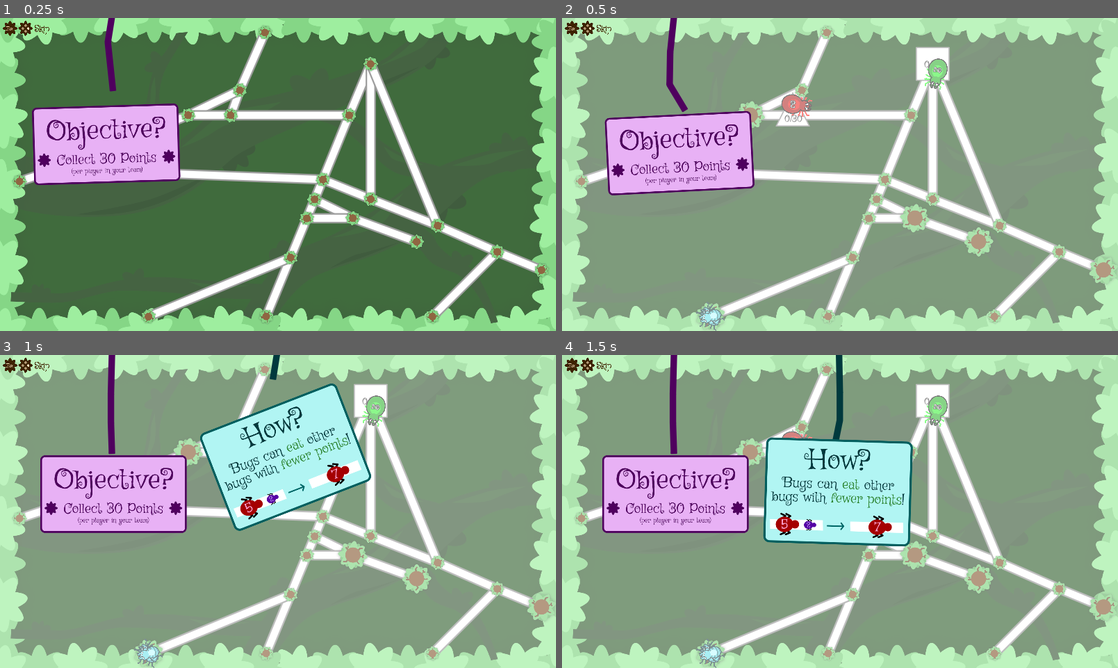
Above: before the commit, frames 1-4 (two rows, left to right).
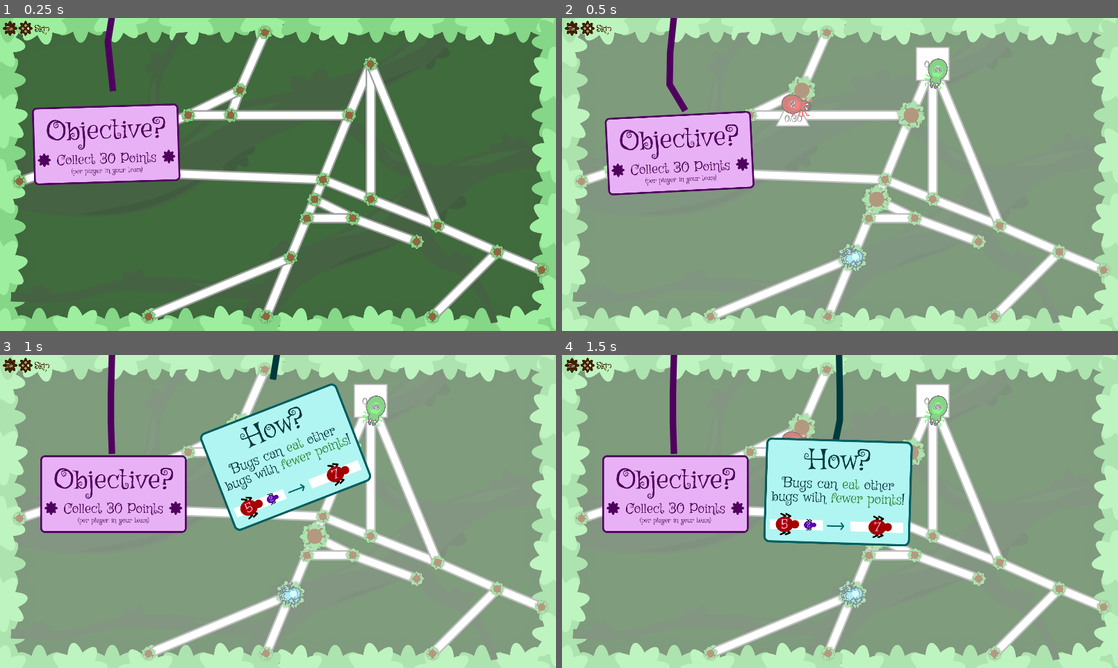
Above: after the commit, the same moments.

Repository: Pandaqi/Windowsilk
Game: Godot game, scene res://Main.tscn
The game is run twice, just before and just after one commit, with the same random seed, the same clock (stepped at 60 frames per second) and the same inputs. Sound files missing from this copy of the repository are replaced by a short silence.
Inputs:
- Up to frame 1 (0.25 s): no input
- Up to frame 2 (0.5 s): no input
- Up to frame 3 (1 s): tap Enter (add_keyboard_player) at 0.5, 0.6 s; hold Right from 0.53 s (still down)
- Up to frame 4 (1.5 s): release Right at 1.28 s; hold Down from 1.28 s (still down); tap T at 1.35 s

Frame 1 is identical in both runs. In frame 2, 2.3% of the frame differs, in the area x 7-100%, y 18-100%; in frame 3, 1.9%; in frame 4, 2.0%.

Commit message:
Finished soundtrack, fixed last bugs, upgraded to latest Godot version
The game is "done". But I'll need to do a playtest with other people to:
* Check multiplayer (teams, many people on screen, etc.)
* Probably find tons of bugs I've never seen before, other people have a way of breaking your game ...
* Get good in-action screenshots and footage for the game page

Diff:
--- a/Main.tscn
+++ b/Main.tscn
@@ -7,7 +7,7 @@
 [ext_resource path="res://scenes/entities.tscn" type="PackedScene" id=5]
 [ext_resource path="res://scripts/arena.gd" type="Script" id=6]
 [ext_resource path="res://scenes/ui/gui_sign.tscn" type="PackedScene" id=7]
-[ext_resource path="res://scripts/particles.gd" type="Script" id=8]
+[ext_resource path="res://scenes/particles.tscn" type="PackedScene" id=8]
 [ext_resource path="res://scripts/gui.gd" type="Script" id=9]
 [ext_resource path="res://assets/fonts/griffy.ttf" type="DynamicFontData" id=10]
 [ext_resource path="res://assets/ui/pause_reminder.png" type="Texture" id=11]
@@ -82,8 +82,7 @@
 [node name="Players" type="Node2D" parent="."]
 script = ExtResource( 16 )
 
-[node name="Particles" type="Node2D" parent="."]
-script = ExtResource( 8 )
+[node name="Particles" parent="." instance=ExtResource( 8 )]
 
 [node name="Tween" type="Tween" parent="."]
 
--- a/Menu.tscn
+++ b/Menu.tscn
@@ -14,6 +14,7 @@
 [ext_resource path="res://scripts/menu/config_loader.gd" type="Script" id=12]
 [ext_resource path="res://scripts/arena.gd" type="Script" id=13]
 [ext_resource path="res://assets/ui/menu_bg.png" type="Texture" id=14]
+[ext_resource path="res://scenes/particles.tscn" type="PackedScene" id=15]
 
 [node name="Main" type="Node2D"]
 script = ExtResource( 2 )
@@ -41,6 +42,8 @@
 [node name="Spawner" parent="." instance=ExtResource( 5 )]
 
 [node name="Feedback" parent="." instance=ExtResource( 6 )]
+
+[node name="Particles" parent="." instance=ExtResource( 15 )]
 
 [node name="Entities" parent="." instance=ExtResource( 7 )]
 is_menu = true
--- a/scenes/entity.tscn
+++ b/scenes/entity.tscn
@@ -257,9 +257,7 @@
 outline_color = Color( 0, 0, 0, 1 )
 font_data = ExtResource( 14 )
 
-[node name="Entity" type="KinematicBody2D" groups=[
-"Entities",
-]]
+[node name="Entity" type="KinematicBody2D" groups=["Entities"]]
 collision_layer = 2
 collision_mask = 4
 script = ExtResource( 4 )
@@ -521,37 +519,37 @@
 
 [connection signal="body_entered" from="GeneralArea" to="GeneralArea" method="_on_GeneralArea_body_entered"]
 [connection signal="body_exited" from="GeneralArea" to="GeneralArea" method="_on_GeneralArea_body_exited"]
+[connection signal="on_nearby_players_changed" from="GeneralArea" to="Specialties" method="_on_GeneralArea_on_nearby_players_changed"]
 [connection signal="on_nearby_players_changed" from="GeneralArea" to="Points" method="_on_GeneralArea_on_nearby_players_changed"]
-[connection signal="on_nearby_players_changed" from="GeneralArea" to="Specialties" method="_on_GeneralArea_on_nearby_players_changed"]
 [connection signal="body_entered" from="GeneralArea/PlayerArea" to="GeneralArea" method="_on_PlayerArea_body_entered"]
 [connection signal="body_exited" from="GeneralArea/PlayerArea" to="GeneralArea" method="_on_PlayerArea_body_exited"]
+[connection signal="on_death" from="Status" to="Mover" method="_on_Status_on_death"]
 [connection signal="on_death" from="Status" to="Input" method="_on_Status_on_death"]
+[connection signal="on_death" from="Status" to="Jumper" method="_on_Status_on_death"]
 [connection signal="on_death" from="Status" to="Movement" method="_on_Status_on_death"]
 [connection signal="on_death" from="Status" to="Collector" method="_on_Status_on_death"]
-[connection signal="on_death" from="Status" to="Jumper" method="_on_Status_on_death"]
 [connection signal="on_death" from="Status" to="Trail" method="_on_Status_on_death"]
 [connection signal="on_death" from="Status" to="SilkReader" method="_on_Status_on_death"]
 [connection signal="on_death" from="Status" to="Specialties" method="_on_Status_on_death"]
-[connection signal="on_death" from="Status" to="Mover" method="_on_Status_on_death"]
+[connection signal="on_revive" from="Respawner" to="Status" method="_on_Respawner_on_revive"]
+[connection signal="on_revive" from="Respawner" to="Mover" method="_on_Respawner_on_revive"]
 [connection signal="on_revive" from="Respawner" to="Input" method="_on_Respawner_on_revive"]
 [connection signal="on_revive" from="Respawner" to="Movement" method="_on_Respawner_on_revive"]
+[connection signal="on_revive" from="Respawner" to="Tracker" method="_on_Respawner_on_revive"]
 [connection signal="on_revive" from="Respawner" to="Collector" method="_on_Respawner_on_revive"]
+[connection signal="on_revive" from="Respawner" to="SilkReader" method="_on_Respawner_on_revive"]
 [connection signal="on_revive" from="Respawner" to="Visuals" method="_on_Respawner_on_revive"]
-[connection signal="on_revive" from="Respawner" to="Tracker" method="_on_Respawner_on_revive"]
-[connection signal="on_revive" from="Respawner" to="SilkReader" method="_on_Respawner_on_revive"]
-[connection signal="on_revive" from="Respawner" to="Status" method="_on_Respawner_on_revive"]
-[connection signal="on_revive" from="Respawner" to="Mover" method="_on_Respawner_on_revive"]
 [connection signal="timeout" from="Respawner/Timer" to="Respawner" method="_on_Timer_timeout"]
 [connection signal="animation_finished" from="Respawner/AnimationPlayer" to="Respawner" method="_on_AnimationPlayer_animation_finished"]
+[connection signal="on_move_completed" from="Mover" to="Movement/Stamina" method="_on_Mover_on_move_completed"]
 [connection signal="on_move_completed" from="Mover" to="Visuals" method="_on_Mover_on_move_completed"]
-[connection signal="on_move_completed" from="Mover" to="Movement/Stamina" method="_on_Mover_on_move_completed"]
 [connection signal="on_move_completed" from="Mover" to="Visuals/Worm" method="_on_Mover_on_move_completed"]
 [connection signal="on_move_completed" from="Mover" to="Specialties" method="_on_Mover_on_move_completed"]
 [connection signal="on_move_stopped" from="Mover" to="Visuals" method="_on_Mover_on_move_stopped"]
 [connection signal="button_press" from="Input" to="Jumper" method="_on_Input_button_press"]
 [connection signal="button_release" from="Input" to="Jumper" method="_on_Input_button_release"]
+[connection signal="move_vec" from="Input" to="Mover" method="_on_Movement_move_vec"]
 [connection signal="move_vec" from="Input" to="Jumper" method="_on_Input_move_vec"]
-[connection signal="move_vec" from="Input" to="Mover" method="_on_Movement_move_vec"]
 [connection signal="on_jump_finished" from="Jumper" to="Movement/Jumper" method="_on_Jumper_on_jump_finished"]
 [connection signal="move_vec" from="Movement" to="Mover" method="_on_Movement_move_vec"]
 [connection signal="timeout" from="Movement/Shuffler/Timer" to="Movement/Shuffler" method="_on_Timer_timeout"]
--- /dev/null
+++ b/scenes/particles.tscn
@@ -0,0 +1,6 @@
+[gd_scene load_steps=2 format=2]
+
+[ext_resource path="res://scripts/particles.gd" type="Script" id=1]
+
+[node name="Particles" type="Node2D"]
+script = ExtResource( 1 )
--- a/scenes/web/edge.tscn
+++ b/scenes/web/edge.tscn
@@ -9,9 +9,7 @@
 [ext_resource path="res://scenes/silk_type_icon.tscn" type="PackedScene" id=7]
 [ext_resource path="res://scripts/edge_modules/module_status.gd" type="Script" id=8]
 
-[node name="Edge" type="StaticBody2D" groups=[
-"Edges",
-]]
+[node name="Edge" type="StaticBody2D" groups=["Edges"]]
 script = ExtResource( 1 )
 
 [node name="CollisionShape2D" type="CollisionShape2D" parent="."]
--- a/scenes/web/point.tscn
+++ b/scenes/web/point.tscn
@@ -17,9 +17,7 @@
 
 [sub_resource type="CircleShape2D" id=1]
 
-[node name="Point" type="KinematicBody2D" groups=[
-"Points",
-]]
+[node name="Point" type="KinematicBody2D" groups=["Points"]]
 collision_layer = 8
 collision_mask = 8
 script = ExtResource( 1 )
--- a/scripts/arenas/forestkill.gd
+++ b/scripts/arenas/forestkill.gd
@@ -1,6 +1,8 @@
 extends Node2D
 
 var points = {}
+
+onready var web = get_node("/root/Main/Web")
 
 func prepare_entity_placement():
 	var types = GlobalDict.cfg.bugs
@@ -10,6 +12,9 @@
 	for i in range(all_points.size()-1,-1,-1):
 		var p = all_points[i]
 		if p.m.status.is_home_base():
+			all_points.remove(i)
+
+		if web.is_point_on_level_bound(p):
 			all_points.remove(i)
 
 	all_points.shuffle()
@@ -26,4 +31,5 @@
 
 func hijack_entity_placement(body):
 	var type = body.m.status.type
+	if not points.has(type): return null
 	return points[type]
--- a/scripts/edge_modules/module_drawer.gd
+++ b/scripts/edge_modules/module_drawer.gd
@@ -4,6 +4,7 @@
 var color : Color = Color(1,1,1)
 var pattern : int = -1
 
+var num_icons : int = 0
 var icon_width : float = 32.0
 var original_icon_width : float = 128.0
 var icon_scale = Vector2(1,1) * (icon_width / original_icon_width)
@@ -20,6 +21,9 @@
 onready var tween = get_node("/root/Main/Tween")
 
 var team_icon_scene = preload("res://scenes/team_icon.tscn")
+
+const PATTERN_UPDATE_THRESHOLD : float = 2.0
+var last_pattern_recalculation : float = 0.0
 
 func update_visuals():
 	var new_length = body.m.body.get_length()
@@ -69,9 +73,19 @@
 func recalculate_pattern():
 	if pattern < 0: return
 
+	var new_num_icons = floor(body.m.body.get_length() / (icon_width + icon_margin))
+
+	var time_since_last = (OS.get_ticks_msec() - last_pattern_recalculation)/1000.0
+	var too_soon = time_since_last < PATTERN_UPDATE_THRESHOLD
+	var significant_update = abs(new_num_icons - num_icons) > 1
+
+	if too_soon and not significant_update: return
+
 	var old_num = pattern
 	remove_pattern()
 	set_pattern(old_num)
+
+	last_pattern_recalculation = OS.get_ticks_msec()
 
 func remove_pattern():
 	pattern = -1
@@ -98,7 +112,7 @@
 	# TO DO: set some icon? Update a shader to show a repeated version of an icon?
 	pattern = num
 
-	var num_icons = floor(body.m.body.get_length() / (icon_width + icon_margin))
+	num_icons = floor(body.m.body.get_length() / (icon_width + icon_margin))
 	full_pattern_length = (num_icons-1)*(icon_width + icon_margin)
 	icon_offset = -0.5*full_pattern_length
 
--- a/scripts/entities.gd
+++ b/scripts/entities.gd
@@ -27,7 +27,7 @@
 
 	# DEBUGGING
 	#available_types = ['fly', 'wasp', 'gnat', 'butterfly', 'bee', 'moth', 'mosquito', 'hornet']
-	#available_types = ['small_caterpillar']
+	#available_types = ['grasshopper']
 	#return
 
 	if is_menu:
--- a/scripts/globals/global_audio.gd
+++ b/scripts/globals/global_audio.gd
@@ -1,7 +1,7 @@
 extends Node
 
 
-var bg_audio = null # TO DO
+var bg_audio = preload("res://assets/audio/soundtrack.mp3")
 var bg_audio_player
 
 var audio_preload = {
@@ -115,7 +115,7 @@
 	add_child(audio_player)
 
 	audio_player.stream = pick_audio(key)
-	audio_player.pitch_scale = 1.0 + 0.075*(randf()-0.5)
+	audio_player.pitch_scale = 1.0 + 0.02*(randf()-0.5)
 	audio_player.play()
 
 	return audio_player
@@ -127,7 +127,7 @@
 
 	audio_player.max_distance = 2000
 	audio_player.set_position(creator.get_global_position())
-	audio_player.pitch_scale = 1.0 + 0.075*(randf()-0.5)
+	audio_player.pitch_scale = 1.0 + 0.02*(randf()-0.5)
 
 	add_child(audio_player)
 
--- a/scripts/player_modules/module_jumper.gd
+++ b/scripts/player_modules/module_jumper.gd
@@ -3,6 +3,7 @@
 const JUMP_DISTANCE_PER_SECOND : float = 750.0
 const JUMP_SCALE : float = 1.3
 const FLY_JUMP_DIST : float = 80.0
+const MIN_JUMP_DIST : float = 40.0 # TO DO: duplicate from another variable in Edges; move to GlobalDict config and read there?
 
 const DIST_PER_POINT : float = 185.0
 
@@ -18,7 +19,10 @@
 
 var jump_data = {
 	'target_point': null,
+	'target_pos': Vector2.ZERO,
 	'start_point': null,
+	'start_pos': Vector2.ZERO,
+	'destroy': false,
 	'find_valid_dir': false,
 	'dont_create_new_edges': false
 }
@@ -140,17 +144,17 @@
 
 	jump_data.destroy = params.destroy
 
-	var actually_jumped = (jump_data.target_pos != null) and (not jump_data.destroy)
-	var should_pay = (actually_jumped or jump_data.destroy) and body.m.status.is_player()
+	var should_pay = (actually_jumped() or jump_data.destroy) and body.m.status.is_player()
 
 	if should_pay:
 		var dist = (jump_data.target_pos - jump_data.start_pos).length()
 		body.m.points.change(pay_for_travel(dist))
 
-	if actually_jumped:
+	if actually_jumped():
 		body.m.tracker.remove_from_all()
 
-		jump_data.target_point.m.entities.add_future(body)
+		if jump_data.target_point:
+			jump_data.target_point.m.entities.add_future(body)
 
 		GlobalAudio.play_dynamic_sound(body, "whoosh")
 		if body.m.status.is_player():
@@ -251,13 +255,18 @@
 func finish_fake_jump():
 	emit_signal("on_jump_finished")
 
+func actually_jumped():
+	if (not jump_data.target_point) and (not jump_data.target_pos): return false
+	if jump_data.destroy: return false
+	if ((jump_data.target_pos - jump_data.start_pos).length() <= MIN_JUMP_DIST) and body.m.status.is_player(): return false
+	return true
+
 func finish_jump():
 	input_disabled = false
 
 	handle_new_position_in_web()
 
-	var actually_jumped = jump_data.target_point
-	if actually_jumped:
+	if actually_jumped() and jump_data.target_point:
 		jump_data.target_point.m.entities.remove_future(body)
 
 	var we_died_during_jump = body.m.status.is_dead
@@ -276,8 +285,7 @@
 
 	#var start_pos = jump_data.start_pos
 	var target_pos = jump_data.target_pos
-	var actually_jumped = (target_pos != null)
-	if not actually_jumped: return
+	if not actually_jumped(): return
 
 	var no_valid_edge = (not jump_data.target_edge) or (not is_instance_valid(jump_data.target_edge))
 	var no_valid_point = (not jump_data.target_point) or (not is_instance_valid(jump_data.target_point))
--- a/scripts/player_modules/module_silk.gd
+++ b/scripts/player_modules/module_silk.gd
@@ -36,7 +36,10 @@
 		if val <= 0: key = "lose_points"
 		body.m.status.play_sound(key)
 
-	particles.create_point_particles(body.position)
+	var pos = body.position
+	var has_a_position = (pos.length() > 0.03)
+	if has_a_position:
+		particles.create_point_particles(pos)
 
 	if body.is_in_group("Collectibles"):
 		collectible_change(val)
--- a/scripts/specialty_modules/module_doubler.gd
+++ b/scripts/specialty_modules/module_doubler.gd
@@ -1,6 +1,6 @@
 extends Node2D
 
-const DOUBLE_INTERVAL = { 'min': 8.0, 'max': 15.0 }
+const DOUBLE_INTERVAL = { 'min': 12.0, 'max': 20.0 }
 
 onready var timer = $Timer
 onready var specialty_module = get_parent().get_parent()
--- a/scripts/web.gd
+++ b/scripts/web.gd
@@ -51,6 +51,10 @@
 	$Bounds/Left.position.x = corners[0].x - BOUND_THICKNESS
 	$Bounds/Up.position.y = corners[0].y - BOUND_THICKNESS
 
+func is_point_on_level_bound(point):
+	var pos = point.position
+	return is_out_of_bounds(pos, -5)
+
 func get_random_inner_pos(params):
 	var margin = Vector2.ZERO
 	if params.has('margin'): margin = Vector2(1,1)*params.margin
Not shown: 2 places in Menu.tscn that only renumber resources
Not shown, added: assets/audio/soundtrack.mp3.import
Not shown: 1 places in scenes/entity.tscn that only renumber resources
Not shown, added: assets/audio/soundtrack.mp3
Not shown, removed: non_game/Soundtrack/History/Soundtrack 20211116-204619 (Autosaved).song
Not shown, removed: non_game/Soundtrack/History/Soundtrack 20211116-204841 (Autosaved).song
Not shown, removed: non_game/Soundtrack/History/Soundtrack 20211116-205245 (Autosaved).song
Not shown, removed: non_game/Soundtrack/History/Soundtrack 20211117-002638 (Autosaved).song
Not shown, removed: non_game/Soundtrack/History/Soundtrack 20211117-003253 (Autosaved).song
Not shown, removed: non_game/Soundtrack/History/Soundtrack 20211117-003905 (Autosaved).song
Not shown, removed: non_game/Soundtrack/History/Soundtrack 20211117-004434 (Autosaved).song
Not shown, removed: non_game/Soundtrack/History/Soundtrack 20211117-005036 (Autosaved).song
(and 15 more such lines)
